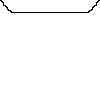
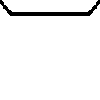
Layer changes from the first (100, 100) image to the second:
removed layer "Capa 2" over [89, 1, 100, 13]
painted on "Capa 1" over [0, 1, 100, 16]
